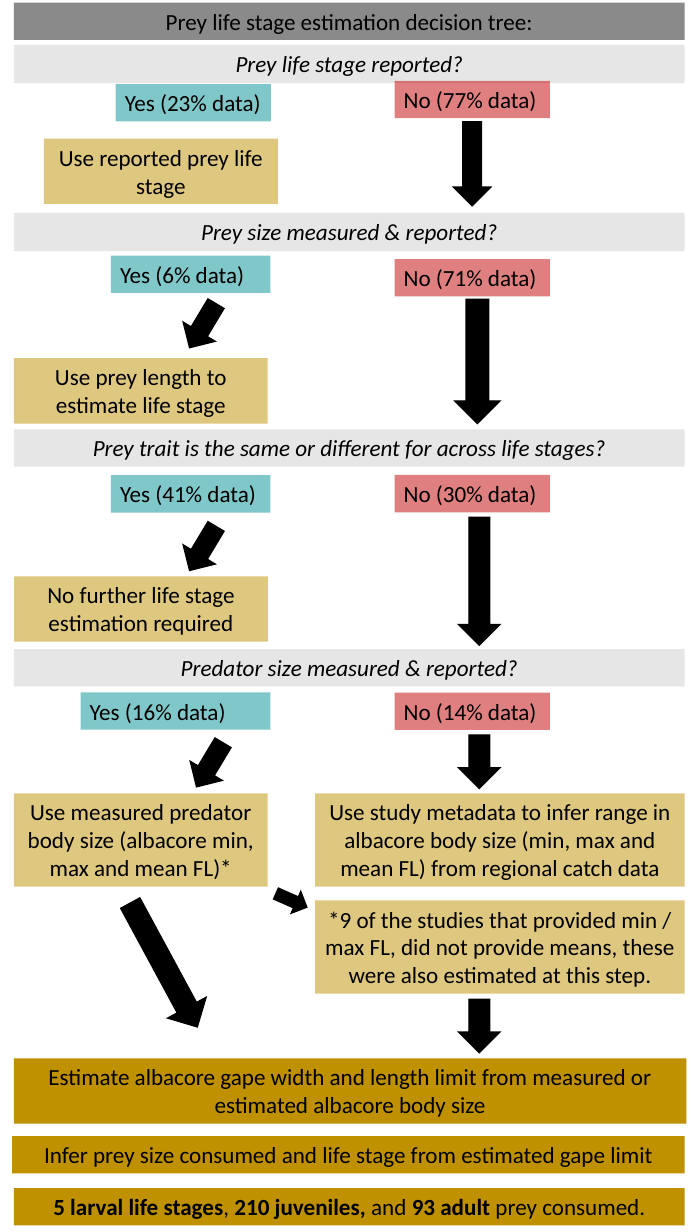
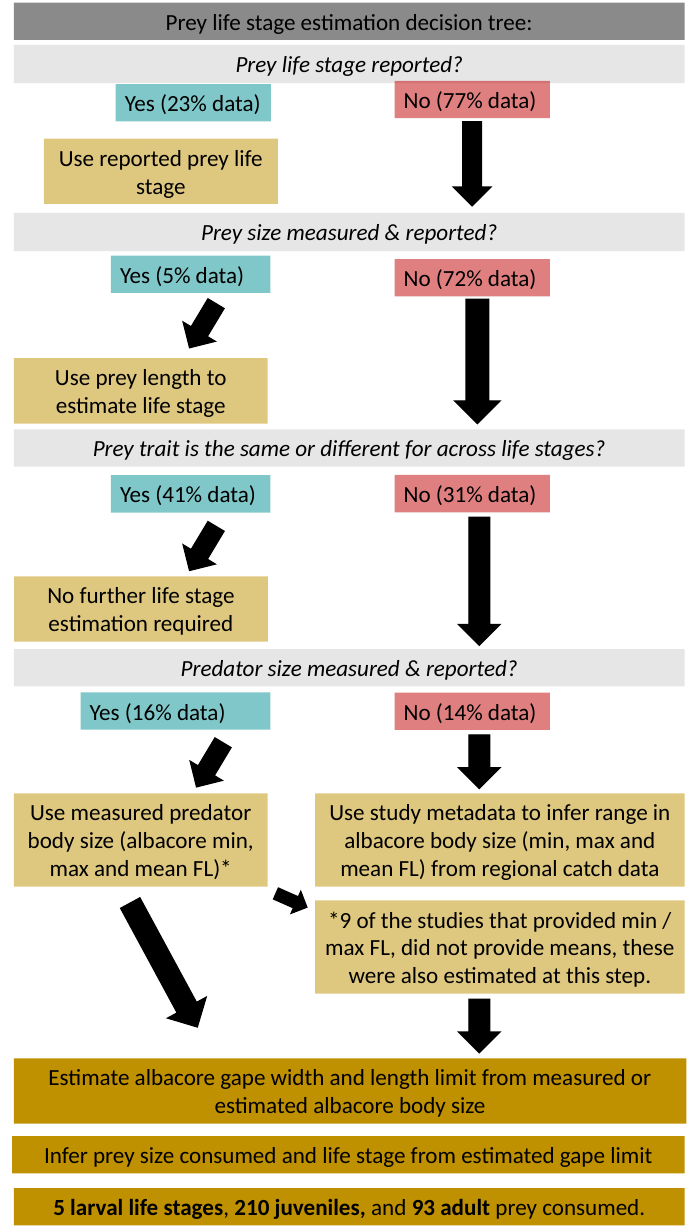
Before and after one commit to CHANGE-Lab/albacore-diet-global, a slide deck: slide 1 of outputs_figures/ms_figures/SI_results/figS1_life_stage_decision_tree.pptx. Drawn at 693x1232 pixels with LibreOffice and Linux fonts; fonts in the diff are those of the drawing. Boxes give left, top, right and bottom in pixels: in the first picture for what was removed or moved away, otherwise in the second. Text is boxed around its words. In the diff, an @@ line names an element or a change of style, - is before the commit and + after.

```diff
--- a/outputs_figures/ms_figures/SI_results/figS1_life_stage_decision_tree.pptx
+++ b/outputs_figures/ms_figures/SI_results/figS1_life_stage_decision_tree.pptx
@@ text in rectangle at <box>120,266,244,286</box>: text changed @@
-Yes (6% data)
+Yes (5% data)
@@ text in rectangle at <box>404,269,536,289</box>: text changed @@
-No (71% data)
+No (72% data)
@@ text in rectangle at <box>404,485,536,505</box>: text changed @@
-No (30% data)
+No (31% data)
```
Also in this commit, not shown: 47 other files.
